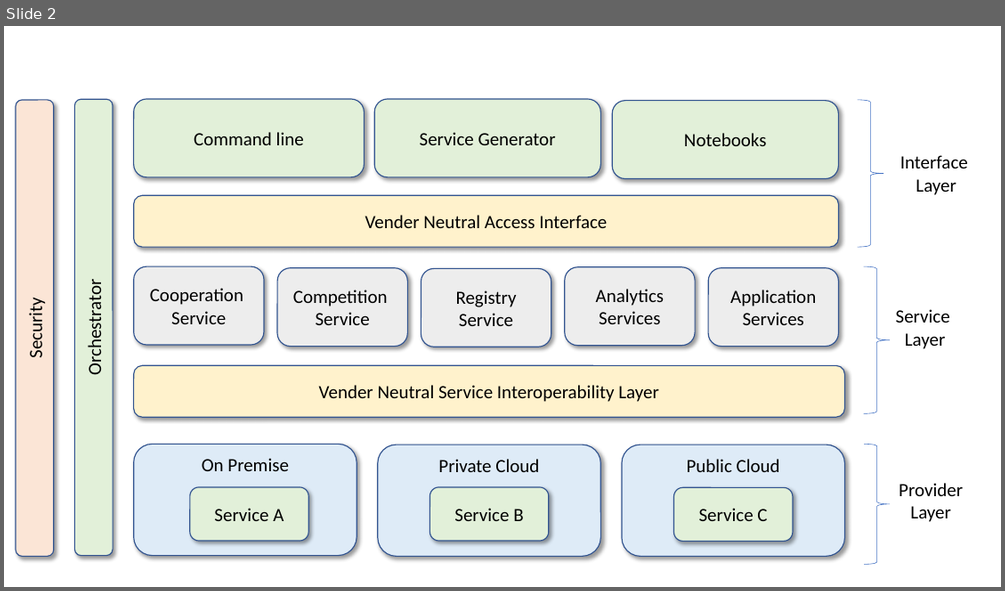
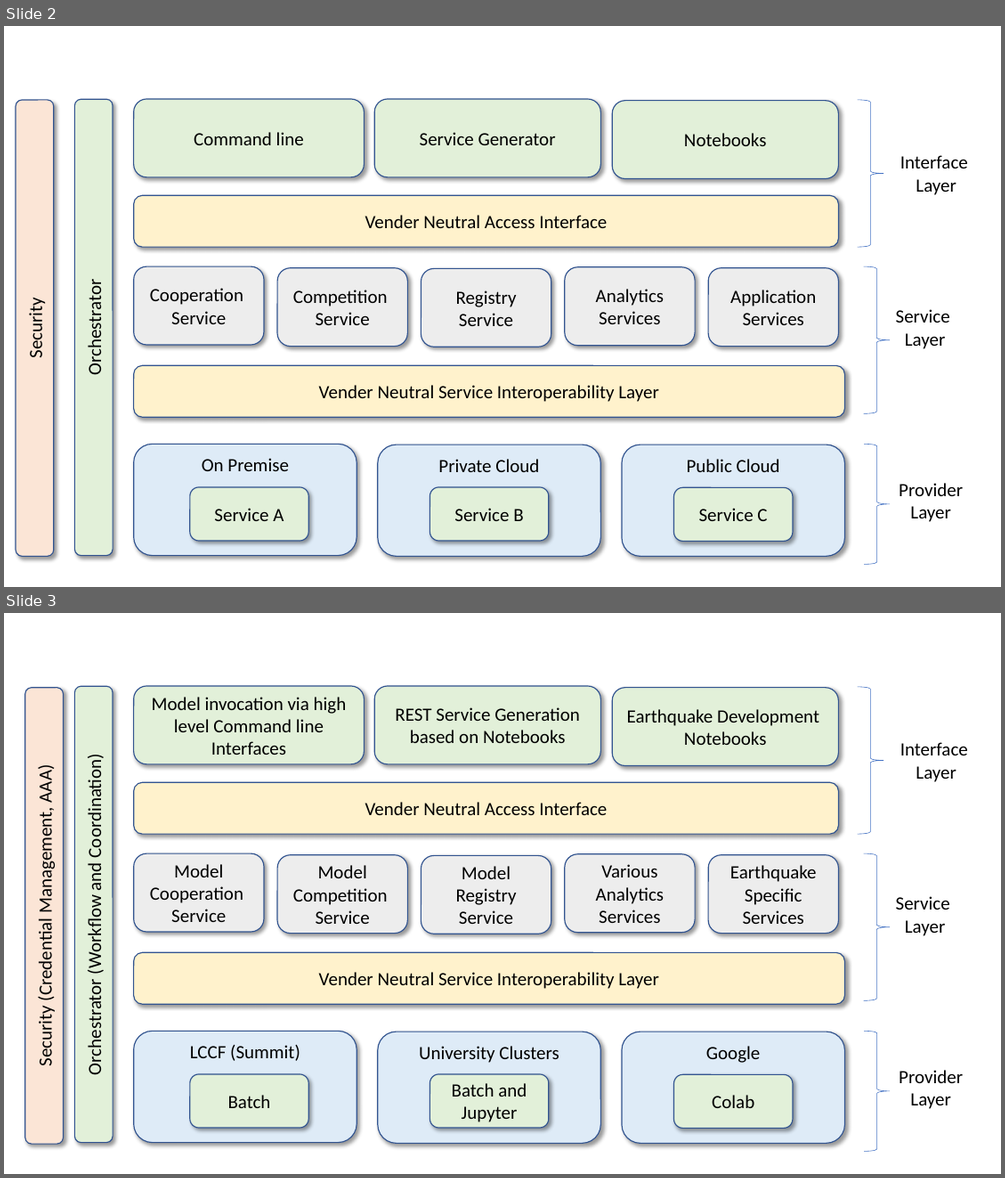
Before and after one commit to cyberaide/NIST-analytics, a slide deck: images/hybrid-service-arch.pptx. Shown one above the other, each under a label of ours: slide 2 before the commit, slides 2 and 3 after it. The pictures are 1005x591 and 1005x1178 pixels, drawn with LibreOffice and Linux fonts; fonts in the diff are those of the drawing. Boxes give left, top, right and bottom in pixels: in the first picture for what was removed or moved away, otherwise in the second. Text is boxed around its words. In the diff, an @@ line names an element or a change of style, - is before the commit and + after.

Commit message:
earthquake

```diff
--- a/images/hybrid-service-arch.pptx
+++ b/images/hybrid-service-arch.pptx
@@ slide 3 added at box(4, 613, 1001, 1174), background #FFFFFF @@
@@ rounded rectangle added at box(25, 688, 64, 1143), fill #FBE5D6, outline #325491 1 pt, 18 pt, text #000000 @@
+Security (Credential Management, AAA)
@@ rounded rectangle added at box(74, 686, 113, 1142), fill #E2F0D9, outline #325491 1 pt, 18 pt, text #000000 @@
+Orchestrator (Workflow and Coordination)
@@ rounded rectangle added at box(133, 686, 364, 765), fill #E2F0D9, outline #325491 1 pt, 18 pt, text #000000 @@
+Model invocation via high level Command line Interfaces
@@ rounded rectangle added at box(375, 686, 601, 765), fill #E2F0D9, outline #325491 1 pt, 18 pt, text #000000 @@
+REST Service Generation based on Notebooks
@@ rounded rectangle added at box(612, 688, 839, 766), fill #E2F0D9, outline #325491 1 pt, 18 pt, text #000000 @@
+Earthquake Development
+Notebooks
@@ right brace added at box(858, 687, 883, 835), outline #4472C4 0.5 pt @@
@@ text added at box(900, 742, 968, 782), 18 pt, text #000000 @@
+Interface
+Layer
@@ rounded rectangle added at box(133, 783, 839, 835), fill #FFF2CC, outline #325491 1 pt, 18 pt, text #000000 @@
+Vender Neutral Access Interface
@@ rounded rectangle added at box(133, 854, 264, 933), fill #EDEDED, outline #325491 1 pt, 18 pt, text #000000 @@
+Model Cooperation
+Service
@@ rounded rectangle added at box(278, 854, 408, 933), fill #EDEDED, outline #325491 1 pt, 18 pt, text #000000 @@
+Model
+Competition
+Service
@@ rounded rectangle added at box(421, 855, 551, 933), fill #EDEDED, outline #325491 1 pt, 18 pt, text #000000 @@
+Model Registry
+Service
@@ rounded rectangle added at box(565, 854, 695, 933), fill #EDEDED, outline #325491 1 pt, 18 pt, text #000000 @@
+Various
+Analytics
+Services
@@ rounded rectangle added at box(708, 854, 839, 933), fill #EDEDED, outline #325491 1 pt, 18 pt, text #000000 @@
+Earthquake Specific
+Services
@@ right brace added at box(864, 854, 890, 1001), outline #4472C4 0.5 pt @@
@@ text added at box(896, 896, 950, 936), 18 pt, text #000000 @@
+Service
+Layer
@@ rounded rectangle added at box(133, 952, 844, 1004), fill #FFF2CC, outline #325491 1 pt, 18 pt, text #000000 @@
+Vender Neutral Service Interoperability Layer
@@ rounded rectangle added at box(133, 1031, 356, 1143), fill #DEEBF7, outline #325491 1 pt, 18 pt, text #000000 @@
+LCCF (Summit)
@@ rounded rectangle added at box(378, 1032, 600, 1143), fill #DEEBF7, outline #325491 1 pt, 18 pt, text #000000 @@
+University Clusters
@@ rounded rectangle added at box(622, 1032, 844, 1143), fill #DEEBF7, outline #325491 1 pt, 18 pt, text #000000 @@
+Google
@@ right brace added at box(864, 1031, 890, 1151), outline #4472C4 0.5 pt @@
@@ rounded rectangle added at box(190, 1074, 309, 1127), fill #E2F0D9, outline #325491 1 pt, 18 pt, text #000000 @@
+Batch
@@ rounded rectangle added at box(430, 1074, 550, 1127), fill #E2F0D9, outline #325491 1 pt, 18 pt, text #000000 @@
+Batch and Jupyter
@@ rounded rectangle added at box(674, 1074, 793, 1127), fill #E2F0D9, outline #325491 1 pt, 18 pt, text #000000 @@
+Colab
@@ text added at box(898, 1070, 963, 1109), 18 pt, text #000000 @@
+Provider
+Layer
```
Also in this commit, not shown: 24 other files.
